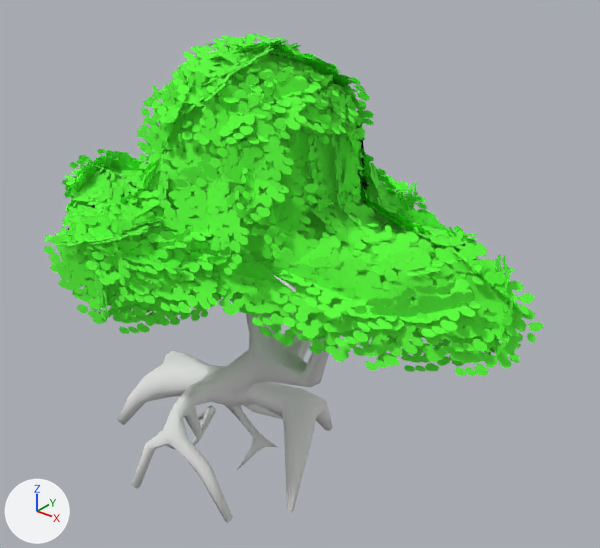
An edit to the FBX model Assets/Models/Foliage/Tree A 1.fbx, drawn before and after from the same camera.
One viewpoint serves both versions: a 50 mm lens placed at (7.6, -7.74, 8.24), pointed at (1.13, 0.35, 3.23). Lighting does not change. The marker at lower left points along +X, +Y and +Z. Objects named as collision shapes, trigger or cutter boxes, shadow casters or lower levels of detail are left out. Where no turn or scale is listed for an object, it has been applied to the vertices.

Script lines for the objects in view, before the commit:
```python
me_lod0 = bpy.data.meshes.new('LOD0')
me_lod0.from_pydata(...)  # 1088 vertices, 1066 faces; spans x -3.63..4.95, y -2.59..2.46, z -0.25..6.57
# faces by material slot: [908, 158]
me_lod0.materials.append(mat_trunk_a)  # its picture is missing
me_lod0.materials.append(mat_leaves)
ob_treea_1_lod0 = bpy.data.objects.new('TreeA 1 LOD0', me_lod0)
ob_treea_1_lod0.location = (0.0, 0.0, 0.0)
```
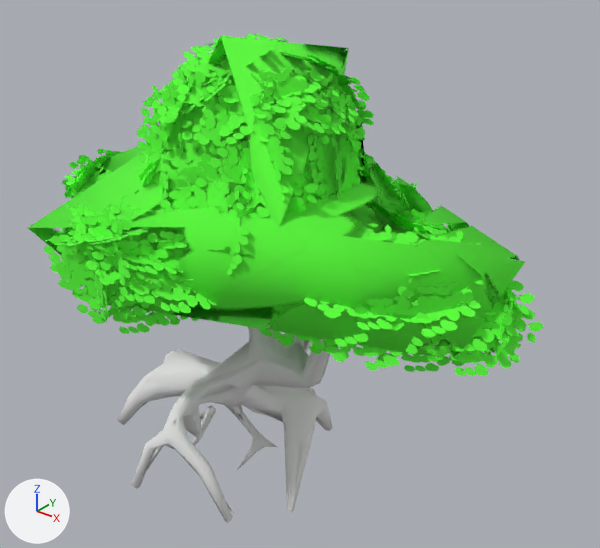
Boxes (x1, y1, x2, y2) around the edits, measured in the pictures (600 x 548 px):
'Tree A 1 LOD2', added (green)
    after: (28, 36, 526, 512)
    faces in mat_leaves: (28, 36, 526, 360)
    faces in mat_trunk_a (its picture is missing): (142, 325, 330, 512)

The change, as a list of edits to the scene's bpy script:
```text
Add me_lod2_1:
    me_lod2_1.from_pydata(...)  # 90 vertices, 172 faces; spans x -2.95..4.4, y -2.34..1.89, z -0.26..6.53
    # faces by material slot: [148, 24]
    me_lod2_1.materials.append(mat_trunk_a)  # its picture is missing
    me_lod2_1.materials.append(mat_leaves)
Add ob_tree_a_1_lod2:
    ob_tree_a_1_lod2 = bpy.data.objects.new('Tree A 1 LOD2', me_lod2_1)
    ob_tree_a_1_lod2.location = (0.0, 0.0, 0.0)
```
